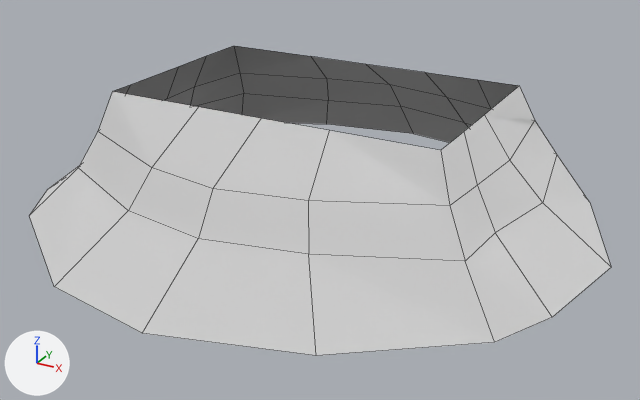
The FBX model Assets/Resources/Fbx/ground2.fbx: old version first, new version second.
Rendered twice from a 50 mm lens placed at (34.4, -64.7, 21.1), pointed at (1.5, -5.0, -8.7). Arrows for +X, +Y and +Z are at lower left; the lights stay in place. Mesh edges are drawn as thin lines. Where no turn or scale is listed for an object, it has been applied to the vertices. Vertices at the same position are counted once.

Before the edit, the objects in view are built like this:
```python
me_circle_mesh = bpy.data.meshes.new('Circle-mesh')
me_circle_mesh.from_pydata(...)  # 65 vertices, 48 faces; spans x -25.0..25.0, y -24.5..20.5, z 0.0..10.4
me_circle_mesh.materials.append(mat_b0b0b0)  # light grey #d8d8d8
# before: 22 (14.3, -9.3, 10.4) at pixel (440, 150), 23 (5.8, -9.3, 10.4) at pixel (329, 130), 24 (0.0, -9.3, 10.4) at pixel (261, 118), 25 (-5.7, -9.3, 10.4) at pixel (198, 106), 26 (-14.4, -9.3, 10.4) at pixel (112, 91)
ob_circle = bpy.data.objects.new('Circle', me_circle_mesh)
ob_circle.location = (0.0, -2.09, -10.37)
```
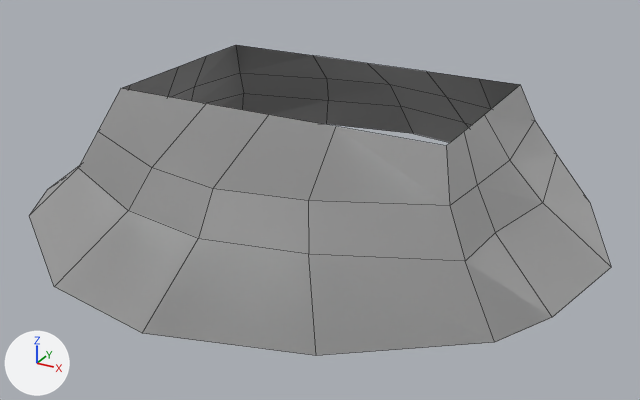
Patch to the scene script:
```diff
--- a/Assets/Resources/Fbx/ground2.fbx.py
+++ b/Assets/Resources/Fbx/ground2.fbx.py
@@ mat_b0b0b0_005 @@
+mat_b0b0b0_005 = principled_material('b0b0b0.005')
+mat_b0b0b0_005.base_color = (0.69, 0.69, 0.69)  # light grey #d8d8d8
+mat_b0b0b0_005.metallic = 1.0
+mat_b0b0b0_005.roughness = 0.453
@@ me_circle_mesh @@
 me_circle_mesh.from_pydata(...)  # 65 vertices, 48 faces; spans x -25.0..25.0, y -24.5..20.5, z 0.0..10.4
 # used by ob_circle; location = (0.0, -2.09, -10.37)
-me_circle_mesh.materials.append(mat_b0b0b0)  # light grey #d8d8d8
+# me_circle_mesh part 1
+for i in [*range(22, 27)]: me_circle_mesh.vertices[i].co += Vector((0.0, 1.0, 0.0))
+me_circle_mesh.materials.append(mat_b0b0b0_005)  # light grey #d8d8d8
```

Location of each change, [x1, y1, x2, y2] in pixels of the pictures (640 x 400 px; the box of a moved part takes in the faces that stretch with it):
'Circle', recoloured, reshaped
    before: [29, 46, 611, 356]
    after: [29, 45, 611, 356]
part 1 of me_circle_mesh, moved or reshaped
    both: [98, 85, 477, 206]
